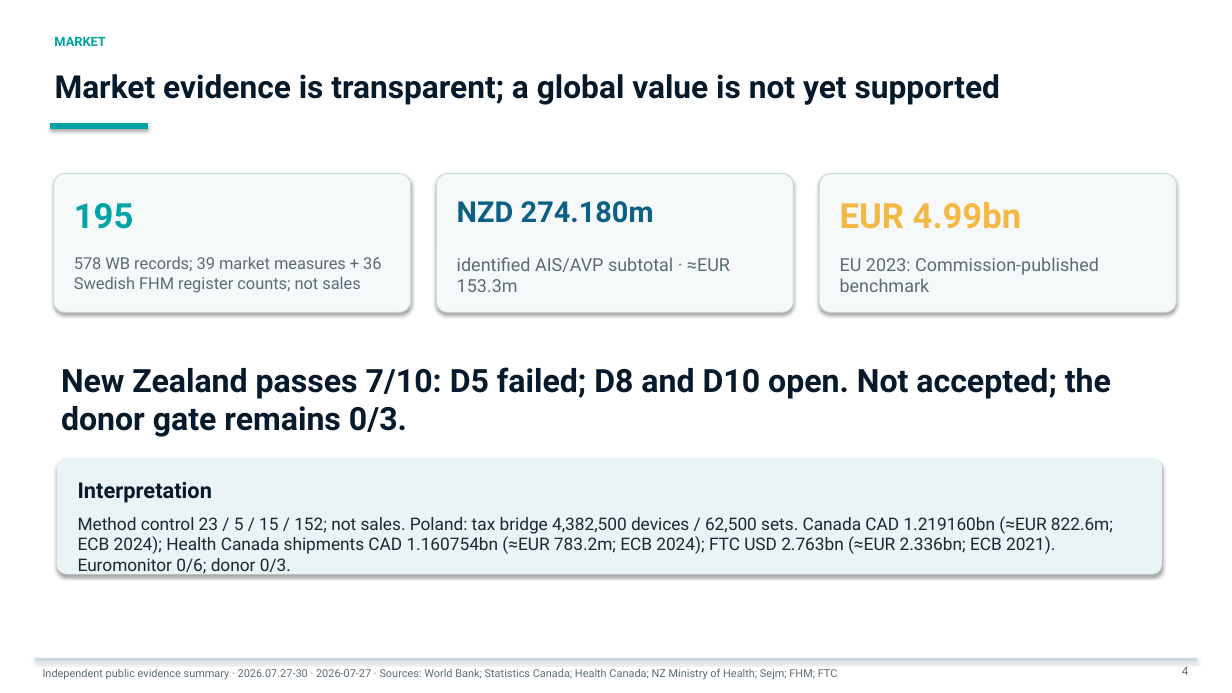
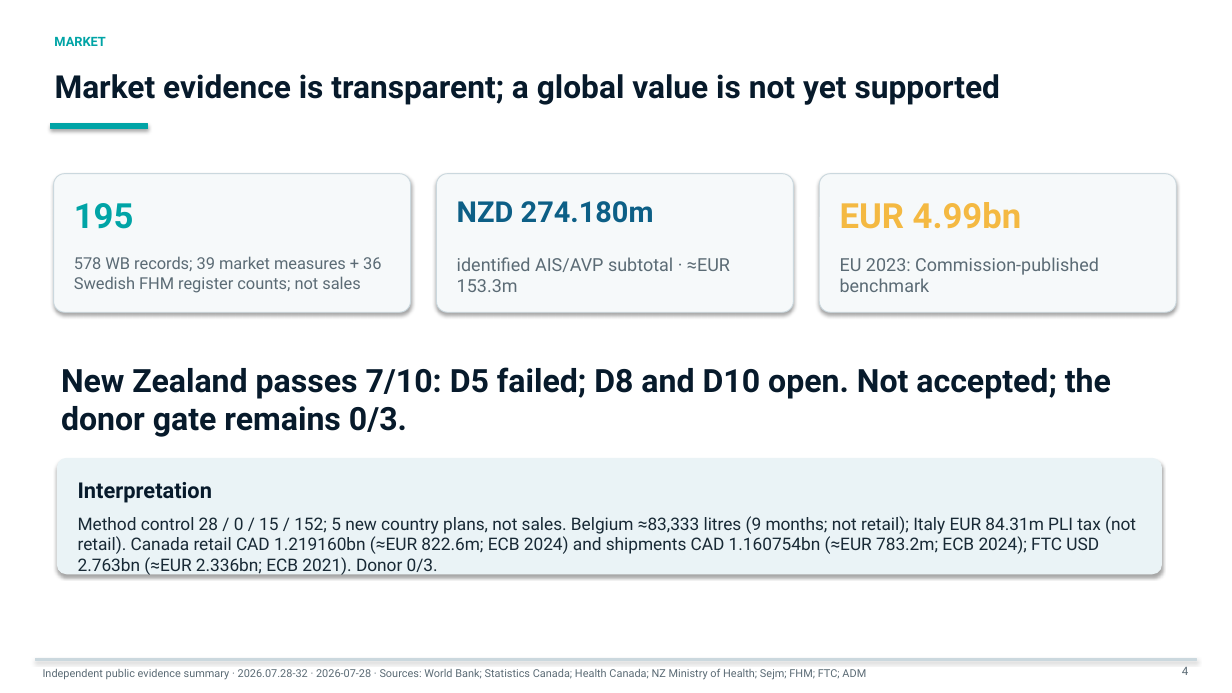
Before and after one commit to jounirautio78-ops/pixan-global-market-evidence-public, a slide deck: slide 4 of site/downloads/pixan-bank-deck-short-en.pptx. Drawn at 1232x693 pixels with LibreOffice and Linux fonts; fonts in the diff are those of the drawing. Boxes give left, top, right and bottom in pixels: in the first picture for what was removed or moved away, otherwise in the second. Text is boxed around its words. In the diff, an @@ line names an element or a change of style, - is before the commit and + after.

Commit message:
Publish v32 daily evidence package (#29)
Publish the bilingual v32 daily evidence package, privacy-safe Italy and Poland boundaries, current vendor follow-up states, and once-daily bank-artifact cadence.

```diff
--- a/site/downloads/pixan-bank-deck-short-en.pptx
+++ b/site/downloads/pixan-bank-deck-short-en.pptx
@@ text at box(78, 516, 1136, 577): text changed @@
-Method control 23 / 5 / 15 / 152; not sales. Poland: tax bridge 4,382,500 devices / 62,500 sets. Canada CAD 1.219160bn (≈EUR 822.6m; ECB 2024); Health Canada shipments CAD 1.160754bn (≈EUR 783.2m; ECB 2024); FTC USD 2.763bn (≈EUR 2.336bn; ECB 2021). Euromonitor 0/6; donor 0/3.
+Method control 28 / 0 / 15 / 152; 5 new country plans, not sales. Belgium ≈83,333 litres (9 months; not retail); Italy EUR 84.31m PLI tax (not retail). Canada retail CAD 1.219160bn (≈EUR 822.6m; ECB 2024) and shipments CAD 1.160754bn (≈EUR 783.2m; ECB 2024); FTC USD 2.763bn (≈EUR 2.336bn; ECB 2021). Donor 0/3.
@@ text at box(43, 668, 866, 680): text changed @@
-Independent public evidence summary · 2026.07.27-30 · 2026-07-27 · Sources: World Bank; Statistics Canada; Health Canada; NZ Ministry of Health; Sejm; FHM; FTC
+Independent public evidence summary · 2026.07.28-32 · 2026-07-28 · Sources: World Bank; Statistics Canada; Health Canada; NZ Ministry of Health; Sejm; FHM; FTC; ADM
```
Also in this commit, not shown: 5 other slides changed, 53 other files.
